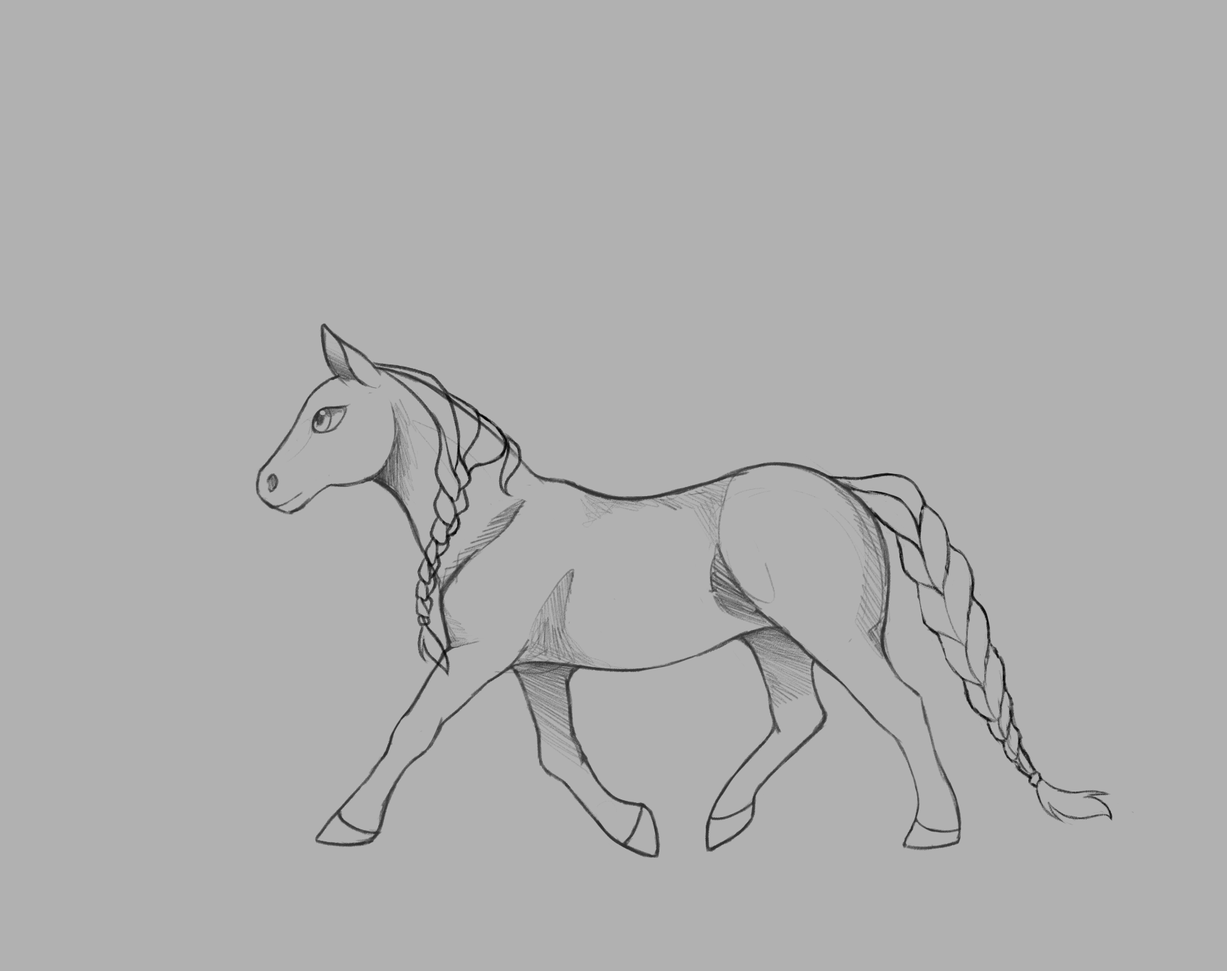
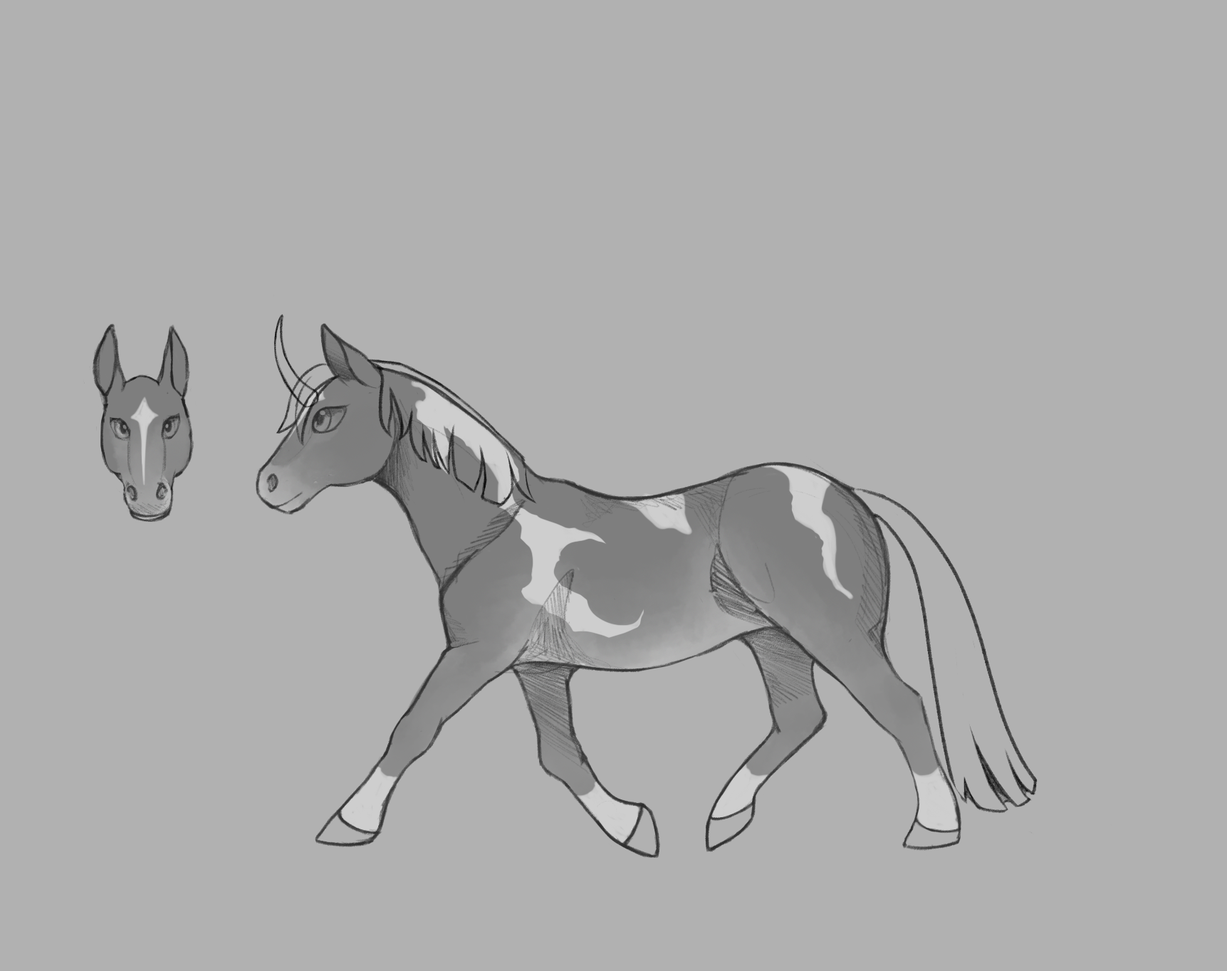
Before/after of a w=1227, h=971 layered artwork. What changed in the layer stack:
added group "Wings" with 3 layers above "Forelock" over [513, 439, 774, 532]
hid "PoneyForelock_Braid", painted on it over [287, 360, 342, 441]
showed "PoneyForelock_Classic" over [275, 363, 338, 447]
hid "PoneyMane_Braid" over [371, 361, 525, 678]
showed "PoneyMane_Classic" over [364, 358, 538, 509]
hid "PoneyTail_Braid" over [827, 472, 1134, 826]
showed "PoneyTail_Classic" over [850, 487, 1112, 835]
showed "PoneyHorn_Curved" over [273, 294, 320, 410]
added layer "Poney_Frontface" above "HeadPaterns" over [83, 323, 289, 523]
added group "HeadPaterns" with 5 layers above "LegsPaterns" over [124, 376, 335, 516]
added layer "PoneyHeadPaterns_StarListe" in group "HeadPaterns" over [129, 381, 327, 486]
added group "LegsPaterns" with 4 layers above "BodyPaterns" over [338, 622, 962, 845]
added layer "PoneyLegsPaterns_SmallBalzanne" in group "LegsPaterns" over [338, 761, 960, 845]
added group "BodyPaterns" with 4 layers above "ColorRepartition" over [93, 323, 962, 834]
added layer "PoneyBodyPaterns_MiniTobiano" in group "BodyPaterns" over [403, 379, 854, 638]
added group "ColorRepartition" with 4 layers above "Arrière-plan" over [95, 323, 962, 845]
added layer "PoneyColorRepartition_Pangare" in group "ColorRepartition" over [95, 323, 962, 845]
